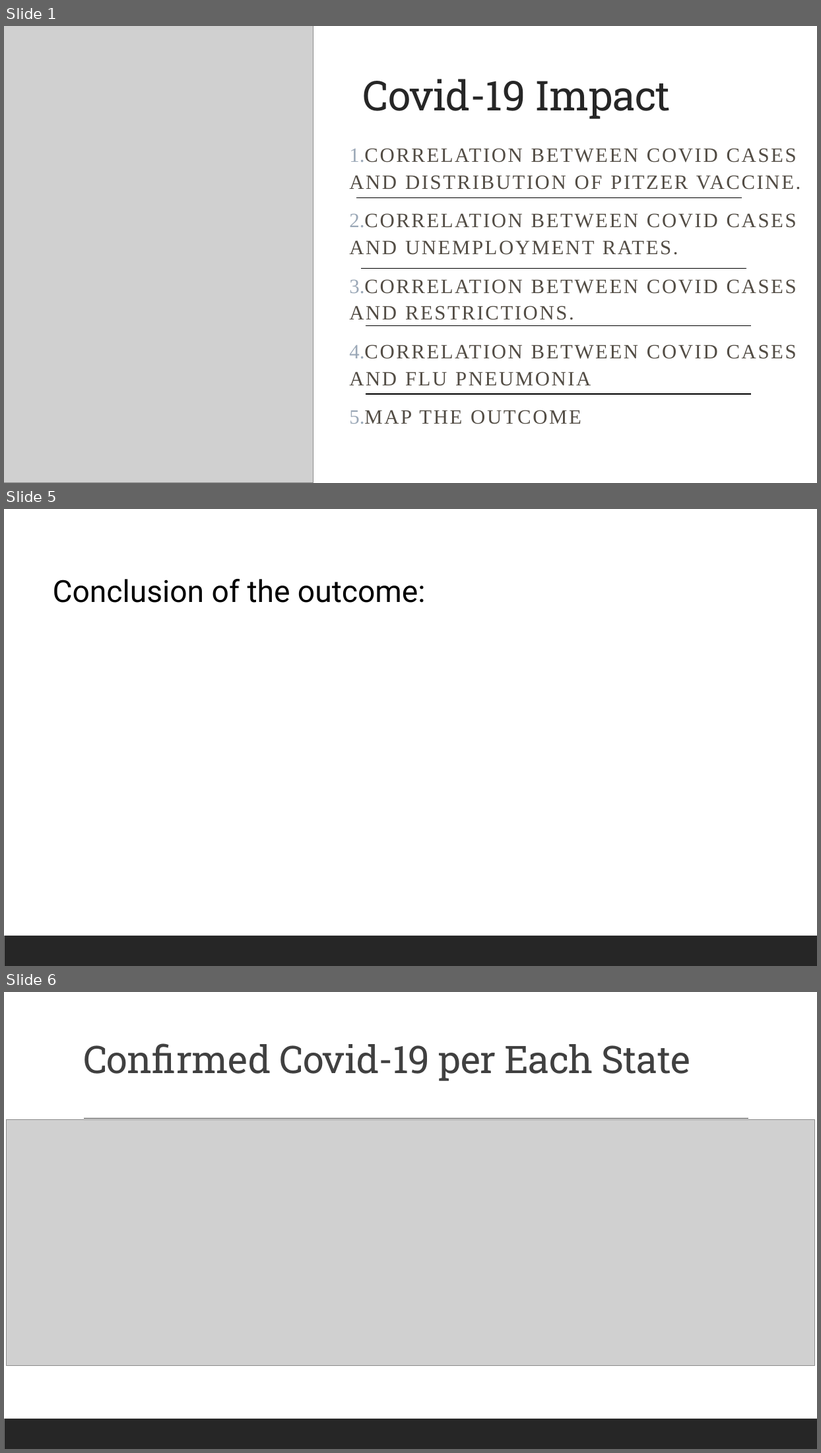
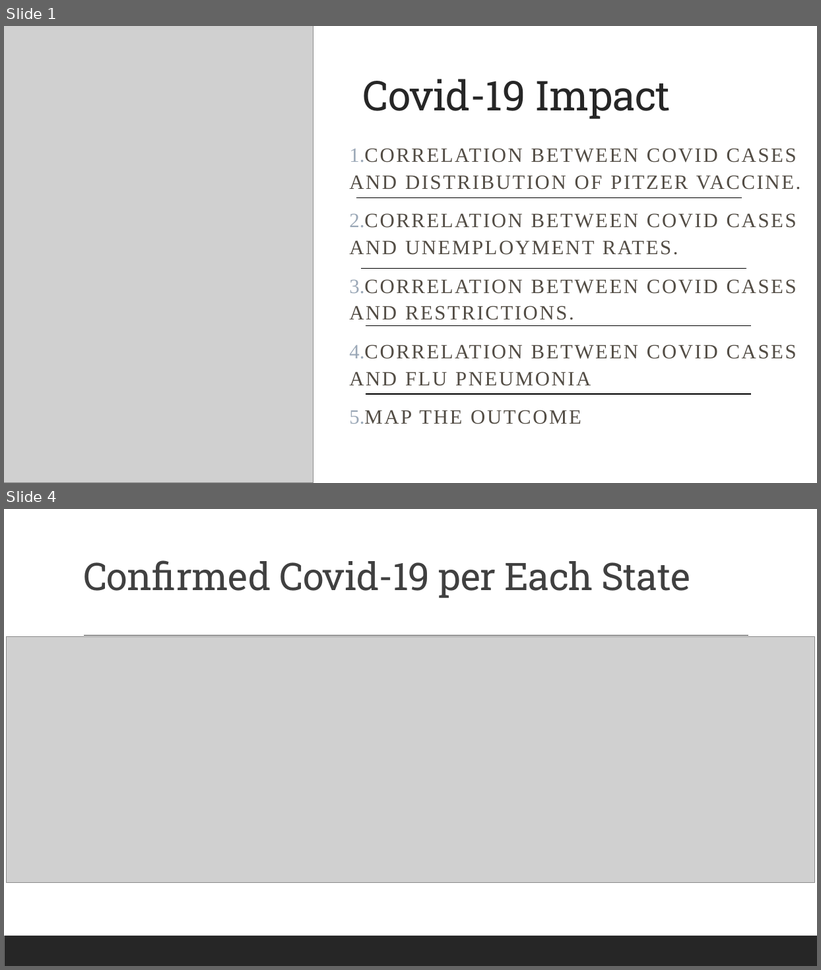
Before and after one commit to chadmilburn/COVID, a slide deck: Covid-19 Project One .pptx. Shown one above the other, each under a label of ours: slides 1, 5 and 6 before the commit, slides 1 and 4 after it; the slides between them are not shown. The pictures are 821x1453 and 821x970 pixels, drawn with LibreOffice and Linux fonts; fonts in the diff are those of the drawing; grey boxes stand for pictures. Boxes give left, top, right and bottom in pixels: in the first picture for what was removed or moved away, otherwise in the second. Text is boxed around its words. In the diff, an @@ line names an element or a change of style, - is before the commit and + after.

```diff
--- a/Covid-19 Project One .pptx
+++ b/Covid-19 Project One .pptx
@@ slide 5 removed at <box>4,509,817,966</box>, background #FFFFFF; not listed: 1 template element that a slide beside it also shows @@
@@ text removed at <box>53,579,426,603</box> @@
-Conclusion of the outcome:
@@ what was slide 6 is now slide 4 @@
```
Also in this commit, not shown: 2 slides added, 3 other slides removed.
